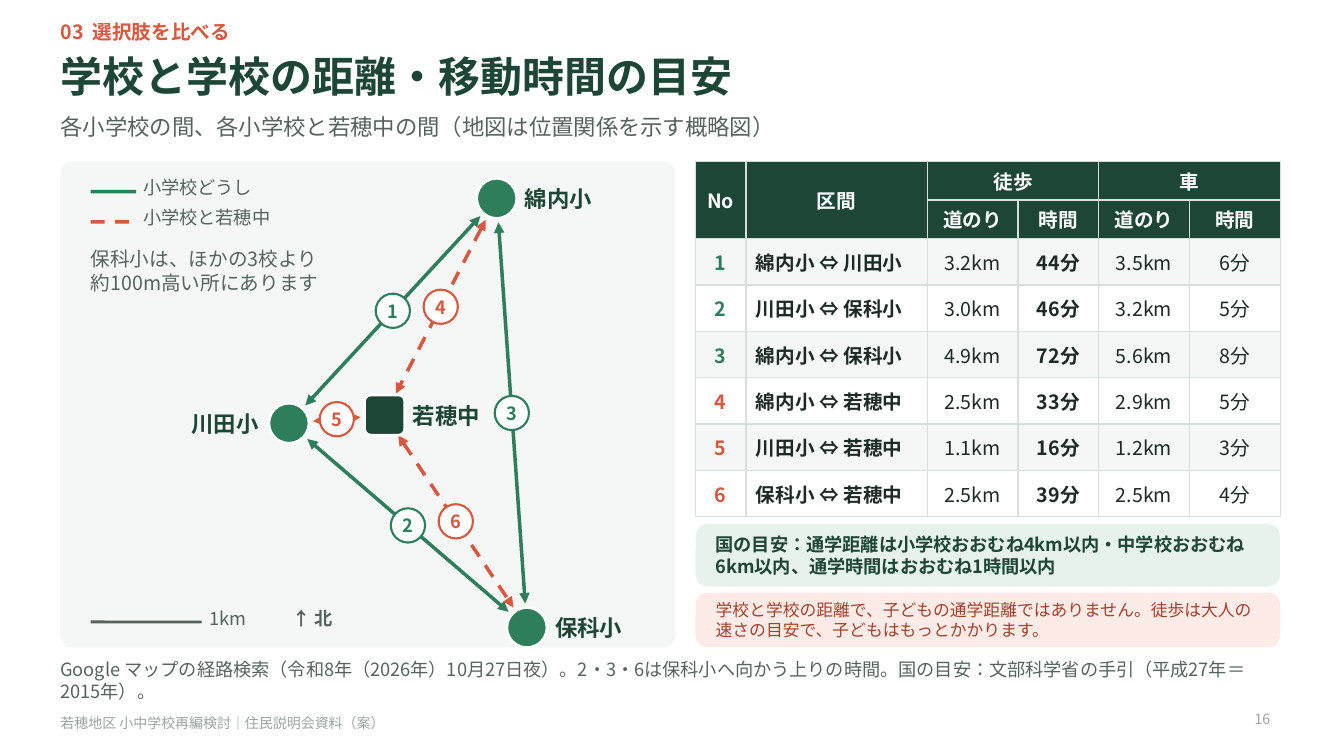
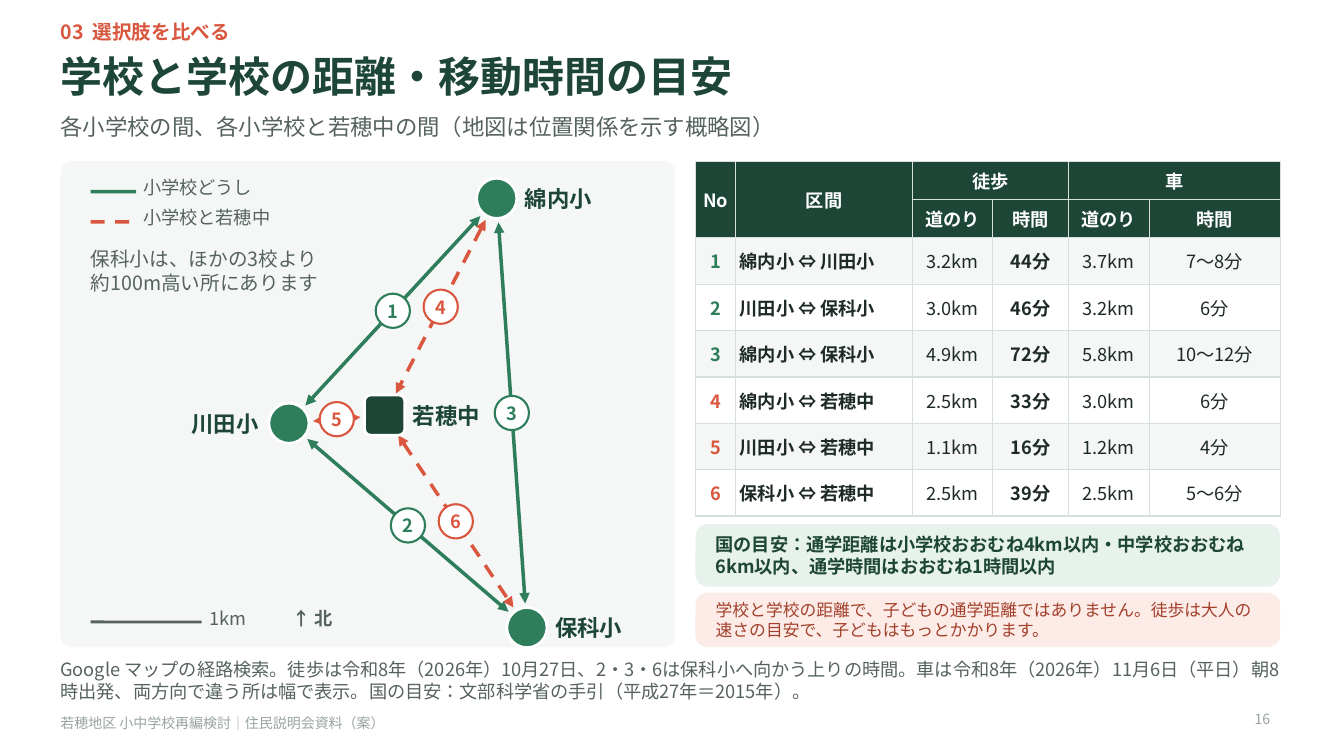
Before and after one commit to Masaki12008/GS, a slide deck: slide 16 of output/若穂地区_住民説明会資料_配布用短縮版.pptx. Drawn at 1344x756 pixels with LibreOffice and Linux fonts; fonts in the diff are those of the drawing. Boxes give left, top, right and bottom in pixels: in the first picture for what was removed or moved away, otherwise in the second. Text is boxed around its words. In the diff, an @@ line names an element or a change of style, - is before the commit and + after.

```diff
--- a/output/若穂地区_住民説明会資料_配布用短縮版.pptx
+++ b/output/若穂地区_住民説明会資料_配布用短縮版.pptx
@@ table at (696, 161, 1280, 516) @@
-row 3, column 5: 3.5km
+row 3, column 5: 3.7km
-row 3, column 6: 6分
+row 3, column 6: 7〜8分
-row 4, column 6: 5分
+row 4, column 6: 6分
-row 5, column 5: 5.6km
+row 5, column 5: 5.8km
-row 5, column 6: 8分
+row 5, column 6: 10〜12分
-row 6, column 5: 2.9km
+row 6, column 5: 3.0km
-row 6, column 6: 5分
+row 6, column 6: 6分
-row 7, column 6: 3分
+row 7, column 6: 4分
-row 8, column 6: 4分
+row 8, column 6: 5〜6分
@@ size 14 to 13 pt in "No", "区間", "徒歩", "車" and 31 more places @@
@@ text at (60, 660, 1279, 700): text changed @@
-Google マップの経路検索（令和8年（2026年）10月27日夜）。2・3・6は保科小へ向かう上りの時間。国の目安：文部科学省の手引（平成27年＝2015年）。
+Google マップの経路検索。徒歩は令和8年（2026年）10月27日、2・3・6は保科小へ向かう上りの時間。車は令和8年（2026年）11月6日（平日）朝8時出発、両方向で違う所は幅で表示。国の目安：文部科学省の手引（平成27年＝2015年）。
```
Also in this commit, not shown: 19 other files.
